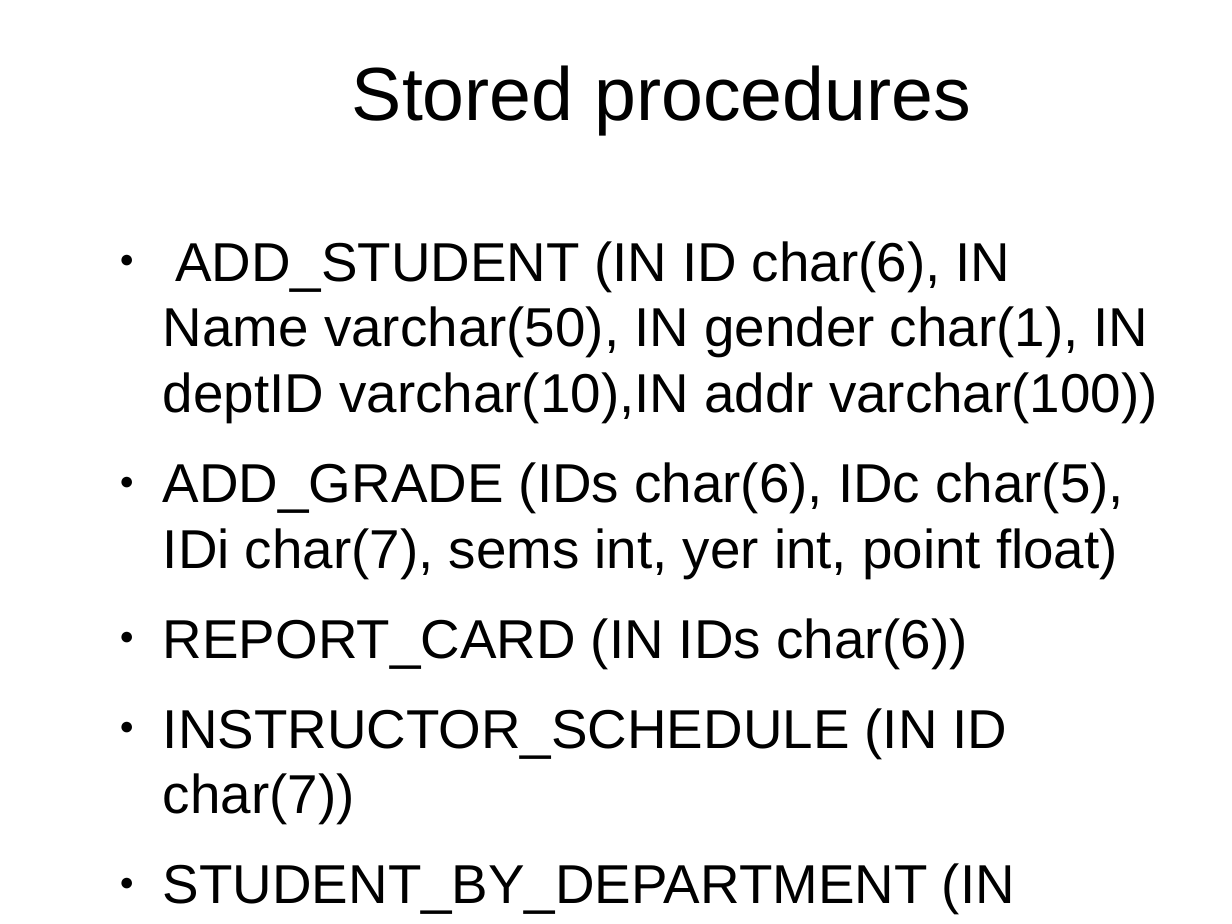
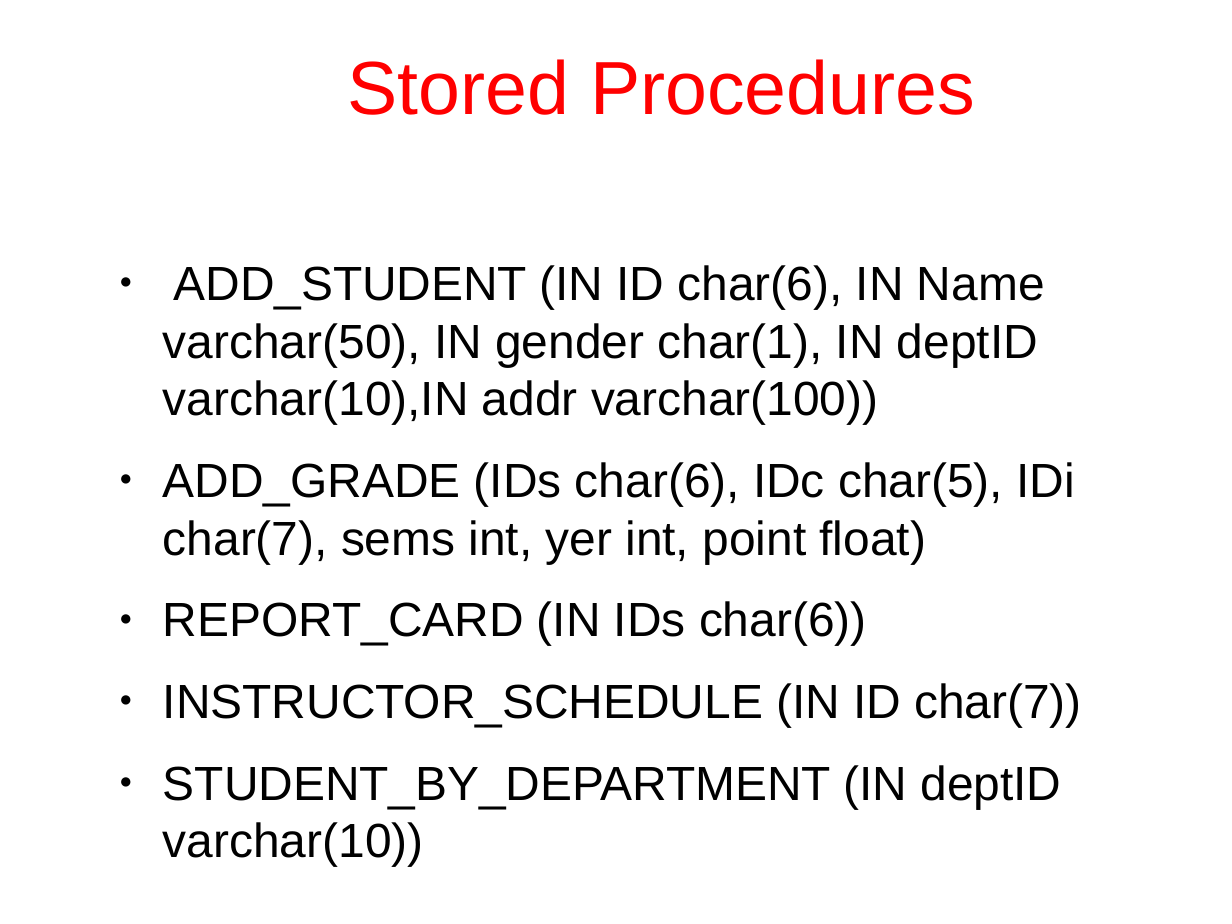
Before and after one commit to CommonHouseCat/CT206H-Course-project, a slide deck: slide 4 of PDF/CT206H-B2105727-StudentManagement.pptx. Drawn at 1232x924 pixels with LibreOffice and Linux fonts; fonts in the diff are those of the drawing; background and template pictures are left out. Boxes give left, top, right and bottom in pixels: in the first picture for what was removed or moved away, otherwise in the second. Text is boxed around its words. In the diff, an @@ line names an element or a change of style, - is before the commit and + after.

Commit message:
Add a pdf file and changed the ppt and sql files

```diff
--- a/PDF/CT206H-B2105727-StudentManagement.pptx
+++ b/PDF/CT206H-B2105727-StudentManagement.pptx
@@ title at <box>348,59,975,115</box>: text changed; text colour #000000 to #FF0000 @@
-Stored procedures
+Stored Procedures
@@ text "ADD_STUDENT (IN ID char(6), IN ...": place and size @@
-text "ADD_STUDENT (IN ID char(6), IN ..." at <box>163,241,1158,913</box>
+text "ADD_STUDENT (IN ID char(6), IN ..." at <box>163,265,1082,867</box>
@@ text "ADD_STUDENT (IN ID char(6), IN ..." at <box>163,265,1082,867</box>: size 32 to 28 pt; line spacing 1 to 0.9 @@
```
Also in this commit, not shown: 11 other slides changed, 4 other files.
